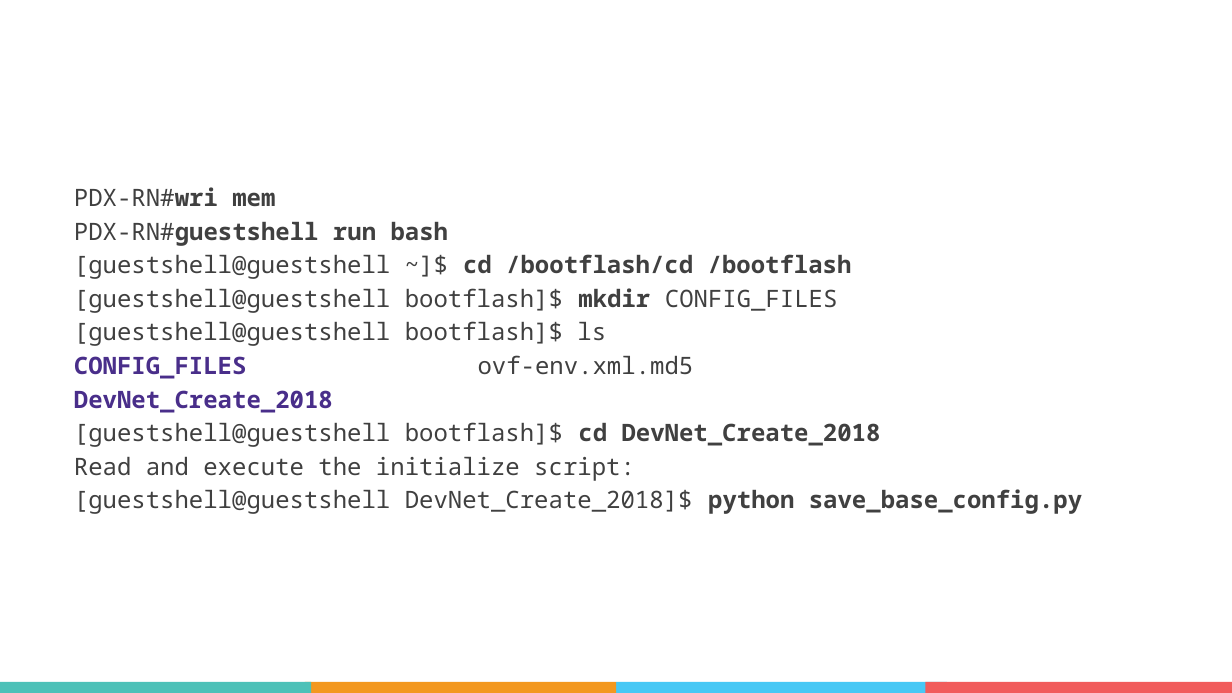
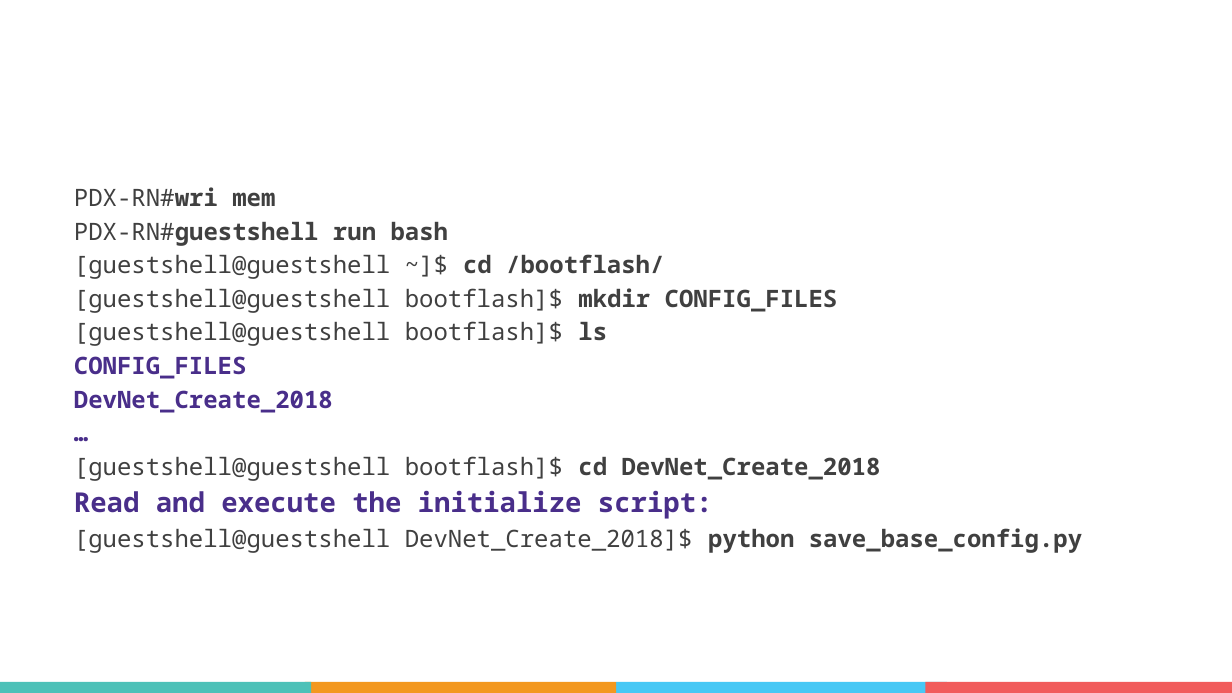
Before and after one commit to obrigg/DevNet_Create_2018, a slide deck: slide 34 of DevNetCreate-ConfigApprove.pptx. Drawn at 1232x693 pixels with LibreOffice and Linux fonts; fonts in the diff are those of the drawing; background and template pictures are left out. Boxes give left, top, right and bottom in pixels: in the first picture for what was removed or moved away, otherwise in the second. Text is boxed around its words. In the diff, an @@ line names an element or a change of style, - is before the commit and + after.

```diff
--- a/DevNetCreate-ConfigApprove.pptx
+++ b/DevNetCreate-ConfigApprove.pptx
@@ text at (x1=74, y1=187, x2=1082, y2=553): paragraph added @@
+…
@@ text at (x1=74, y1=254, x2=664, y2=279): text changed @@
-[guestshell@guestshell ~]$ cd /bootflash/cd /bootflash
+[guestshell@guestshell ~]$ cd /bootflash/
@@ text at (x1=74, y1=288, x2=838, y2=519): bold on in "CONFIG_FILES", "ls", "Read and execute the initialize script:"; size 14 to 16 pt, text colour #404040 to #492E8A in "Read and execute the initialize script:" @@
@@ text at (x1=74, y1=356, x2=247, y2=379): text changed; text colour #404040 to #492E8A; bold on @@
-CONFIG_FILES ovf-env.xml.md5
+CONFIG_FILES
```
Also in this commit, not shown: 16 other slides changed, 1 other file.
